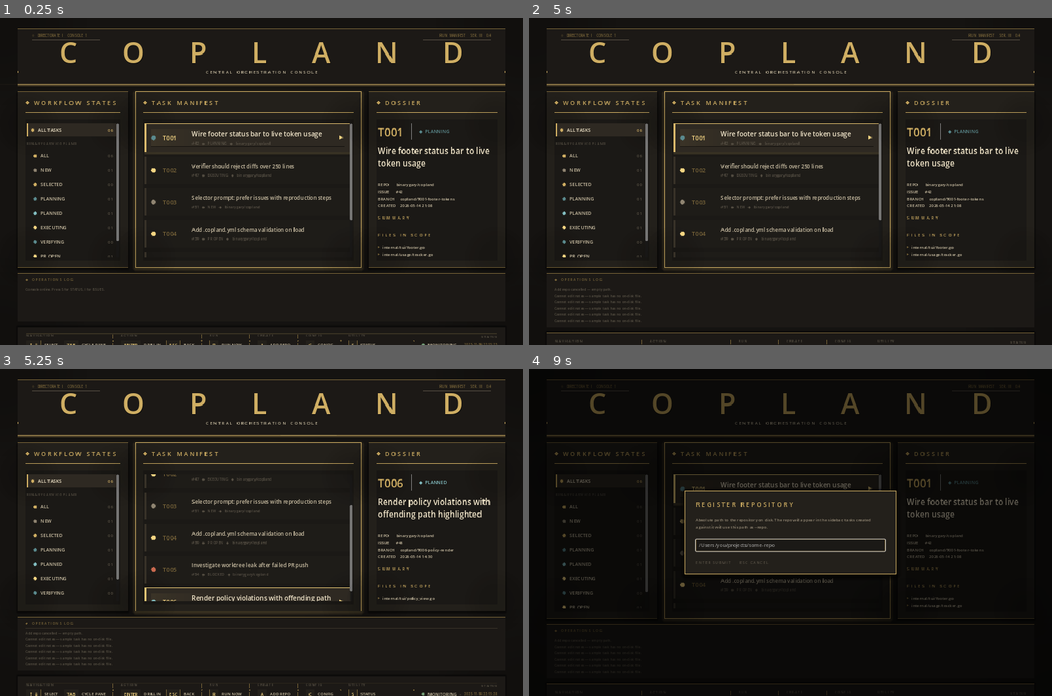
Above: before the commit, frames 1-4 (two rows, left to right).
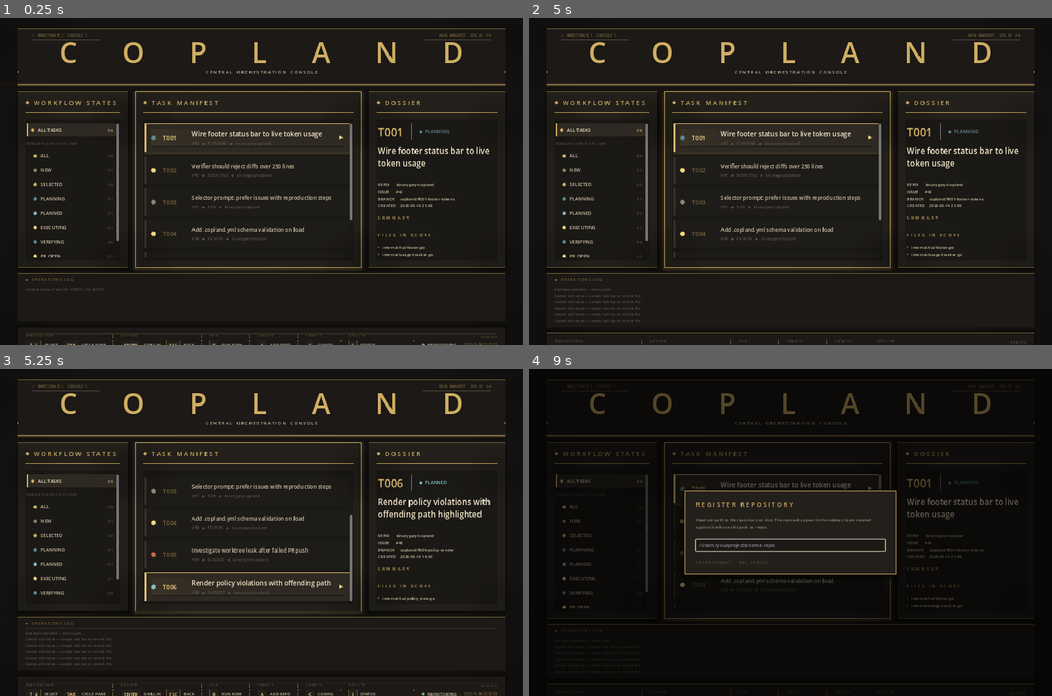
Above: after the commit, the same moments.

Repository: binarygary/copland
Game: Godot game, scene res://scenes/Main.tscn
The game is run twice, just before and just after one commit, with the same random seed, the same clock (stepped at 60 frames per second) and the same inputs.
Inputs:
- Up to frame 1 (0.25 s): no input
- Up to frame 2 (5 s): tap Enter at 0.5, 1.35 s; hold Up 0.53-2.03 s; tap E at 0.6, 1.25, 1.55, 2, 2.3, 2.75, 3.05, 3.5, 3.8, 4.55 s; hold A 2.03-3.53 s; tap Keypad Enter at 2.1 s; tap N at 2.85 s; hold Down 3.53-4.28 s; tap Y at 3.6 s; tap Escape at 4.15 s; hold D from 4.28 s (still down); tap 1 at 4.35 s
- Up to frame 3 (5.25 s): tap Space at 5 s; release D at 5.03 s; hold Up from 5.03 s (still down); tap 2 at 5.1 s
- Up to frame 4 (9 s): tap E at 5.3, 6.05, 6.8, 7.35, 8.3 s; release Up at 5.78 s; hold D 5.78-8.03 s; tap 3 at 5.85 s; tap 4 at 6.6 s; hold Down 8.03-8.78 s; tap Delete at 8.1 s; hold A from 8.78 s (still down); tap Tab at 8.85 s

Frames 1-2 are identical in both runs. In frame 3, 2.5% of the frame differs, in the area x 27-68%, y 32-71%; in frame 4, nothing differs.

Commit message:
agent: implement #24 GUI: last task-manifest row clipped at bottom of center scroll

Diff:
--- a/console-godot/scripts/Main.gd
+++ b/console-godot/scripts/Main.gd
@@ -521,7 +521,10 @@
 
 
 func _ensure_selected_visible() -> void:
-    if task_scroll == null or selected_task_index >= task_list_box.get_child_count():
+    if task_scroll == null or task_list_box == null or selected_task_index >= task_list_box.get_child_count():
+        return
+    await get_tree().process_frame
+    if task_scroll == null or task_list_box == null or selected_task_index >= task_list_box.get_child_count():
         return
     var row: Control = task_list_box.get_child(selected_task_index)
     if row == null:
